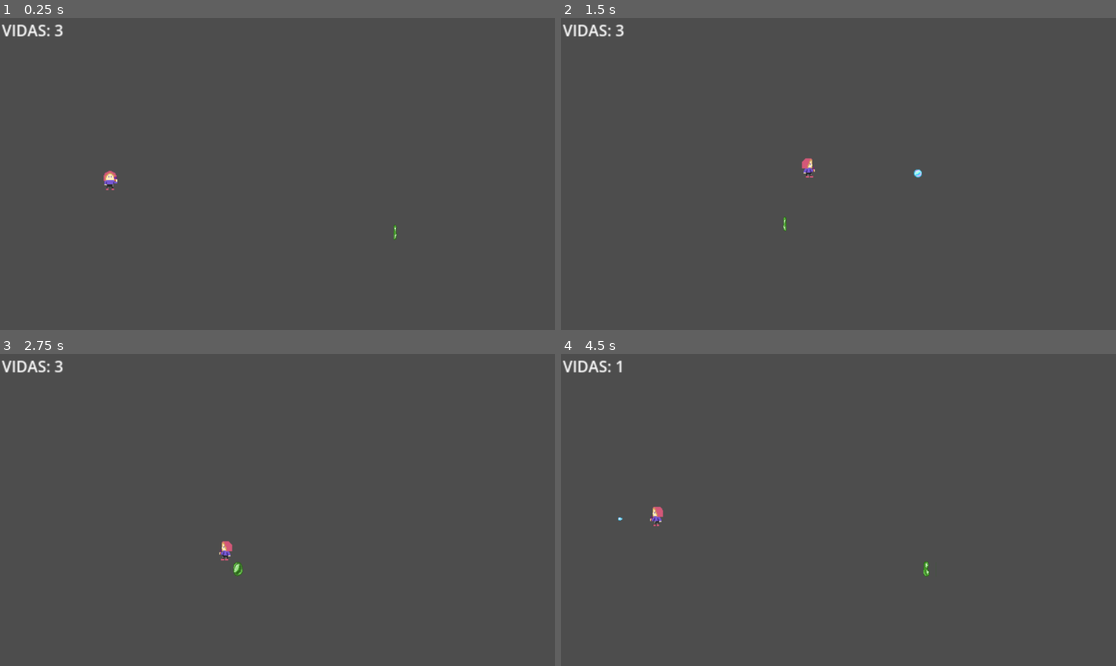
Above: before the commit, frames 1-4 (two rows, left to right).
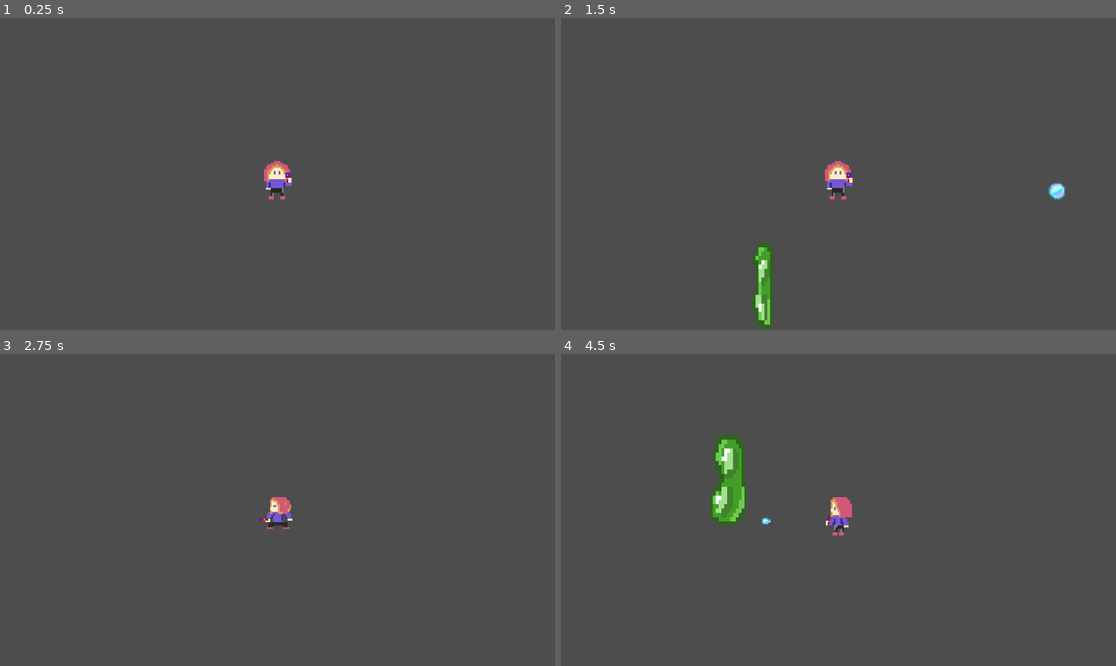
Above: after the commit, the same moments.

Repository: AntMan9VelRiv/Juego_Granada_Game_Jam_2025
Game: Godot game, scene res://escenas/nivel.tscn
The game is run twice, just before and just after one commit, with the same random seed, the same clock (stepped at 60 frames per second) and the same inputs. This scene is started directly instead of the project's main scene.
Inputs:
- Up to frame 1 (0.25 s): no input
- Up to frame 2 (1.5 s): tap Enter (ui_accept) at 0.5, 0.77, 0.8, 1.07, 1.35 s; hold X (habilidad) 0.53-1.28 s; hold Right (ui_right) from 0.53 s (still down)
- Up to frame 3 (2.75 s): tap Enter (ui_accept) at 1.52, 1.82, 2.3 s; tap X (habilidad) at 1.55 s; release Right (ui_right) at 2.03 s; hold Left (ui_left) from 2.03 s (still down); hold X (habilidad) from 2.03 s (still down)
- Up to frame 4 (4.5 s): release Left (ui_left) at 2.78 s; release X (habilidad) at 2.78 s; hold Right (ui_right) 2.78-4.28 s; tap X (habilidad) at 2.85, 4.35 s; tap Enter (ui_accept) at 3.02, 3.32, 3.6, 3.77, 4.07 s; hold Left (ui_left) from 4.28 s (still down)

The runs differ from the first frame. In frame 1, 0.8% of the frame differs, in the area x 0-72%, y 2-72%; in frame 2, 1.8%; in frame 3, 0.8%; in frame 4, 2.4%, in the area x 0-67%, y 2-72%.

Commit message:
Animacion burbuja saliendo dde la cantarilla para dar ambiente

Diff:
--- /dev/null
+++ b/toxicbubble/escenas/burbuja_alcantarilla.gd
@@ -0,0 +1,20 @@
+extends Node2D
+
+var animacion_actual = null;
+
+# Called when the node enters the scene tree for the first time.
+func _ready() -> void:
+	cambiar_animacion("salida_alcantarilla")
+	animacion_actual = "salida_alcantarilla"
+	pass # Replace with function body.
+
+
+# Called every frame. 'delta' is the elapsed time since the previous frame.
+func _process(delta: float) -> void:
+	pass
+
+
+func cambiar_animacion(nueva_animacion):
+	if nueva_animacion != animacion_actual:
+		$Sprite2D/AnimationPlayer.play(nueva_animacion)
+		animacion_actual = nueva_animacion
--- /dev/null
+++ b/toxicbubble/escenas/burbuja_alcantarilla.tscn
@@ -0,0 +1,55 @@
+[gd_scene load_steps=6 format=3 uid="uid://b0gq0iotxtbf6"]
+
+[ext_resource type="Texture2D" uid="uid://br411jxcmf0pl" path="res://graficos/burbuja alcantarilla.png" id="1_io0vl"]
+[ext_resource type="Script" path="res://escenas/burbuja_alcantarilla.gd" id="1_isxnk"]
+
+[sub_resource type="Animation" id="Animation_6m0lv"]
+resource_name = "salida_alcantarilla"
+length = 1.7
+loop_mode = 1
+step = 0.1
+tracks/0/type = "value"
+tracks/0/imported = false
+tracks/0/enabled = true
+tracks/0/path = NodePath(".:frame")
+tracks/0/interp = 1
+tracks/0/loop_wrap = true
+tracks/0/keys = {
+"times": PackedFloat32Array(0, 0.2, 0.4, 0.6, 0.8, 1.1, 1.4),
+"transitions": PackedFloat32Array(1, 1, 1, 1, 1, 1, 1),
+"update": 1,
+"values": [0, 1, 2, 3, 4, 5, 6]
+}
+
+[sub_resource type="Animation" id="Animation_rnpp8"]
+length = 0.001
+tracks/0/type = "value"
+tracks/0/imported = false
+tracks/0/enabled = true
+tracks/0/path = NodePath(".:frame")
+tracks/0/interp = 1
+tracks/0/loop_wrap = true
+tracks/0/keys = {
+"times": PackedFloat32Array(0),
+"transitions": PackedFloat32Array(1),
+"update": 1,
+"values": [0]
+}
+
+[sub_resource type="AnimationLibrary" id="AnimationLibrary_6v4d6"]
+_data = {
+"RESET": SubResource("Animation_rnpp8"),
+"salida_alcantarilla": SubResource("Animation_6m0lv")
+}
+
+[node name="BurbujaAlcantarilla" type="Node2D"]
+script = ExtResource("1_isxnk")
+
+[node name="Sprite2D" type="Sprite2D" parent="."]
+texture = ExtResource("1_io0vl")
+hframes = 7
+
+[node name="AnimationPlayer" type="AnimationPlayer" parent="Sprite2D"]
+libraries = {
+"": SubResource("AnimationLibrary_6v4d6")
+}
--- a/toxicbubble/escenas/nivel.tscn
+++ b/toxicbubble/escenas/nivel.tscn
@@ -1,8 +1,9 @@
-[gd_scene load_steps=8 format=3 uid="uid://jrw34epf6kt5"]
+[gd_scene load_steps=9 format=3 uid="uid://jrw34epf6kt5"]
 
 [ext_resource type="Script" path="res://escenas/nivel.gd" id="1_7rx7n"]
 [ext_resource type="PackedScene" uid="uid://c2ucm3i8iqqna" path="res://escenas/latoxica.tscn" id="2_y5ius"]
 [ext_resource type="PackedScene" uid="uid://0g17gwpfmeay" path="res://escenas/personaje.tscn" id="3_tp6sr"]
+[ext_resource type="PackedScene" uid="uid://b0gq0iotxtbf6" path="res://escenas/burbuja_alcantarilla.tscn" id="4_udd3e"]
 
 [sub_resource type="RectangleShape2D" id="RectangleShape2D_5wg1a"]
 size = Vector2(1612, 161)
@@ -50,9 +51,13 @@
 
 [node name="burbujatoxica" parent="." groups=["Player"] instance=ExtResource("2_y5ius")]
 position = Vector2(807, 440)
+scale = Vector2(3, 3)
 
 [node name="personaje" parent="." instance=ExtResource("3_tp6sr")]
 position = Vector2(231, 308)
+
+[node name="Camera2D" type="Camera2D" parent="personaje"]
+zoom = Vector2(2, 2)
 
 [node name="Label" type="Label" parent="."]
 custom_minimum_size = Vector2(150, 70)
@@ -62,3 +67,7 @@
 offset_bottom = 24.0
 scale = Vector2(2, 2)
 text = "VIDAS: 0"
+
+[node name="BurbujaAlcantarilla" parent="." instance=ExtResource("4_udd3e")]
+position = Vector2(1111, 455)
+scale = Vector2(2, 2)
--- a/toxicbubble/escenas/personaje.gd
+++ b/toxicbubble/escenas/personaje.gd
@@ -35,7 +35,15 @@
 	if Input.is_action_just_pressed("ui_accept") and is_on_floor():
 		velocity.y = VELOCIDAD_SALTO
 		if direccion > 0:
+			cambiar_animacion("saltar_derecha")
+		elif direccion < 0:
 			cambiar_animacion("saltar_izquierda")
+		else:
+			# Si está quieto y salta, elige la animación según la última dirección de disparo
+			if direccion_disparo == Vector2.RIGHT:
+				cambiar_animacion("saltar_derecha")
+			else:
+				cambiar_animacion("saltar_izquierda")
 
 	# Manejar movimiento del personaje
 	if direccion:
@@ -48,9 +56,20 @@
 			direccion_disparo = Vector2.LEFT
 	else:
 		velocity.x = move_toward(velocity.x, 0, VELOCIDAD)
-		cambiar_animacion("quieto")
+
+		# Si el personaje está en el suelo, cambiar animación a quieto
+		if is_on_floor():
+			cambiar_animacion("quieto")
+
+	# Detectar si está en el aire y cambiar animación según dirección
+	if not is_on_floor():
+		if direccion_disparo == Vector2.RIGHT:
+			cambiar_animacion("saltar_derecha")
+		else:
+			cambiar_animacion("saltar_izquierda")
 
 	move_and_slide()
+
 
 	# Comprobar colisión después de moverse
 	for i in range(get_slide_collision_count()):
--- a/toxicbubble/escenas/personaje.tscn
+++ b/toxicbubble/escenas/personaje.tscn
@@ -76,9 +76,9 @@
 "values": [6]
 }
 
-[sub_resource type="Animation" id="Animation_3soya"]
-resource_name = "saltar_izquierda"
-length = 0.2
+[sub_resource type="Animation" id="Animation_oehvq"]
+resource_name = "saltar_derecha"
+length = 0.5
 step = 0.1
 tracks/0/type = "value"
 tracks/0/imported = false
@@ -87,7 +87,24 @@
 tracks/0/interp = 1
 tracks/0/loop_wrap = true
 tracks/0/keys = {
-"times": PackedFloat32Array(0, 0.2),
+"times": PackedFloat32Array(0.0333333, 0.4),
+"transitions": PackedFloat32Array(1, 1),
+"update": 1,
+"values": [11, 12]
+}
+
+[sub_resource type="Animation" id="Animation_3soya"]
+resource_name = "saltar_izquierda"
+length = 0.5
+step = 0.1
+tracks/0/type = "value"
+tracks/0/imported = false
+tracks/0/enabled = true
+tracks/0/path = NodePath(".:frame")
+tracks/0/interp = 1
+tracks/0/loop_wrap = true
+tracks/0/keys = {
+"times": PackedFloat32Array(0, 0.4),
 "transitions": PackedFloat32Array(1, 1),
 "update": 1,
 "values": [1, 0]
@@ -99,6 +116,7 @@
 "andar_derecha": SubResource("Animation_5kyre"),
 "andar_izquierda": SubResource("Animation_6flxy"),
 "quieto": SubResource("Animation_ir2fr"),
+"saltar_derecha": SubResource("Animation_oehvq"),
 "saltar_izquierda": SubResource("Animation_3soya")
 }
 
--- a/toxicbubble/project.godot
+++ b/toxicbubble/project.godot
@@ -26,3 +26,7 @@
 "events": [Object(InputEventKey,"resource_local_to_scene":false,"resource_name":"","device":0,"window_id":0,"alt_presse …(189 unchanged characters)…
 ]
 }
+
+[rendering]
+
+textures/canvas_textures/default_texture_filter=0
Not shown: 1 places in toxicbubble/escenas/personaje.tscn that only renumber resources
Binary file changed: toxicbubble/graficos/burbuja alcantarilla.png
